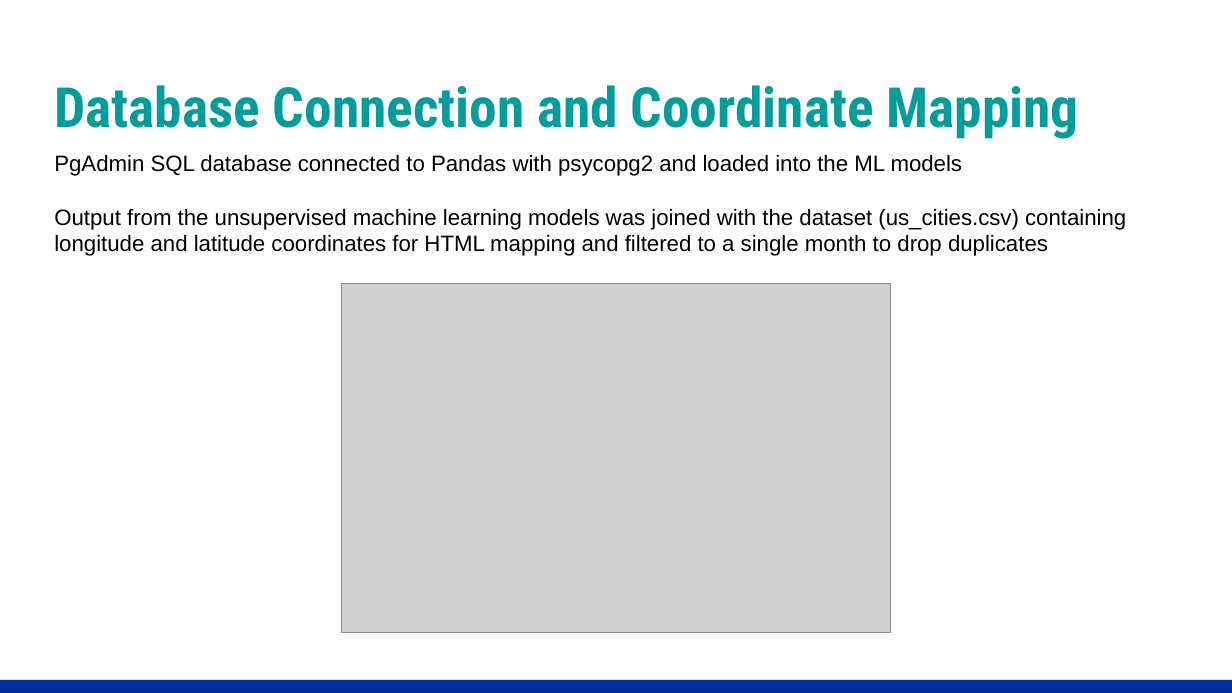
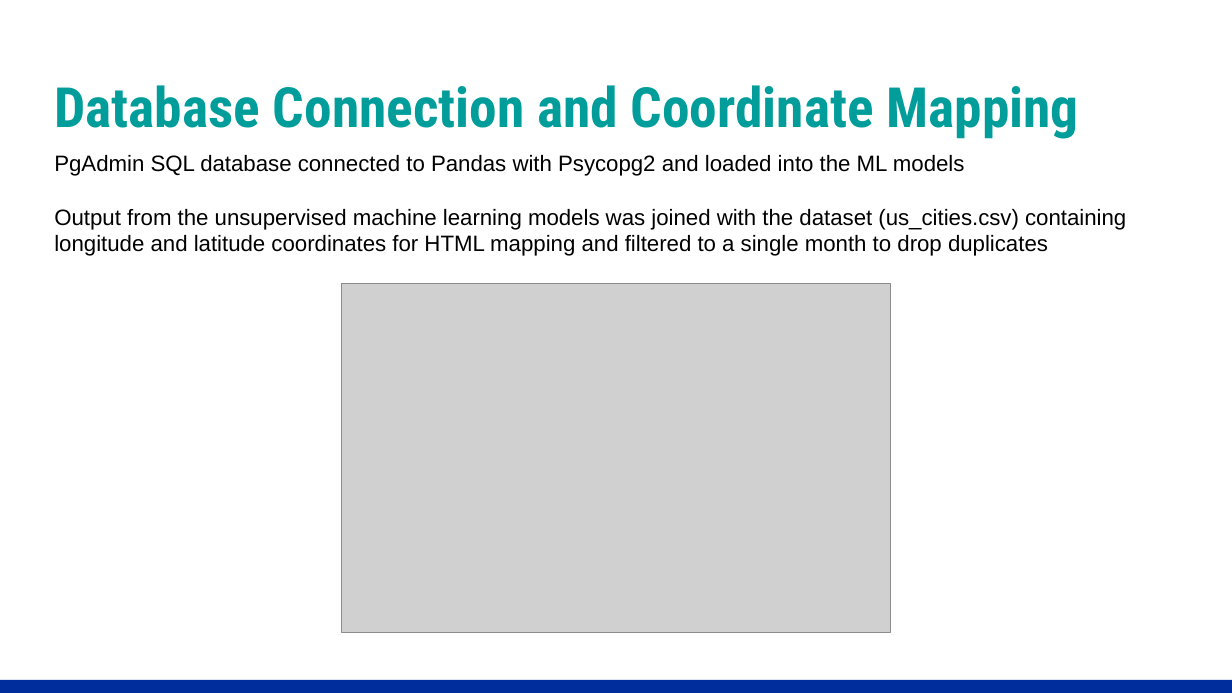
Before and after one commit to sjpozzuoli/Daves_Eagles, a slide deck: slide 6 of Presentation/Group 4 - Final Presentations.pptx (slide 5 before the commit). Drawn at 1232x693 pixels with LibreOffice and Linux fonts; fonts in the diff are those of the drawing; grey boxes stand for pictures. Boxes give left, top, right and bottom in pixels: in the first picture for what was removed or moved away, otherwise in the second. Text is boxed around its words. In the diff, an @@ line names an element or a change of style, - is before the commit and + after.

```diff
--- a/Presentation/Group 4 - Final Presentations.pptx
+++ b/Presentation/Group 4 - Final Presentations.pptx
@@ text at (54,155,965,176): text changed @@
-PgAdmin SQL database connected to Pandas with psycopg2 and loaded into the ML models
+PgAdmin SQL database connected to Pandas with Psycopg2 and loaded into the ML models
```
Also in this commit, not shown: 2 other slides changed, 1 slide added, 1 slide removed.
